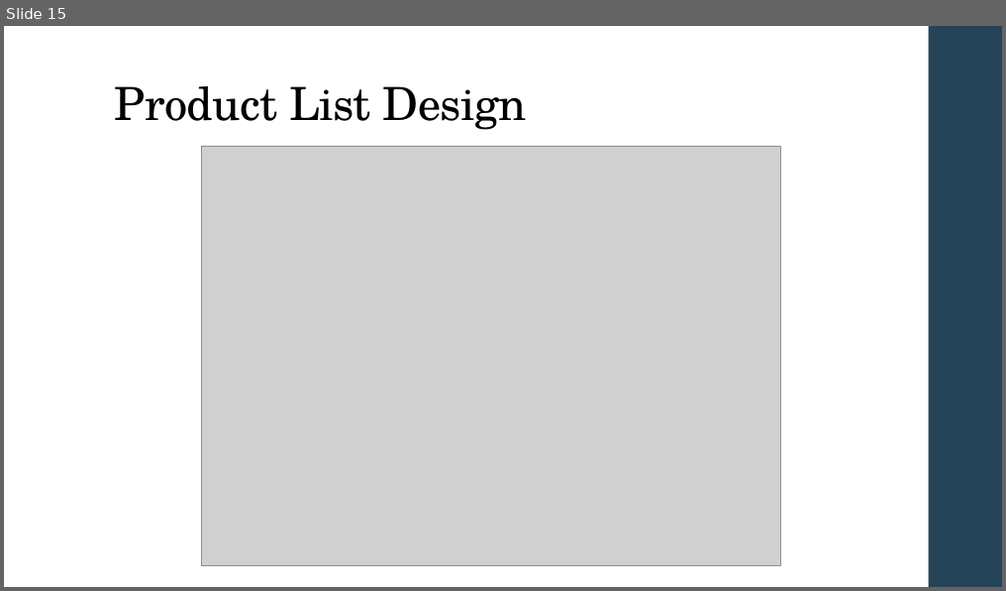
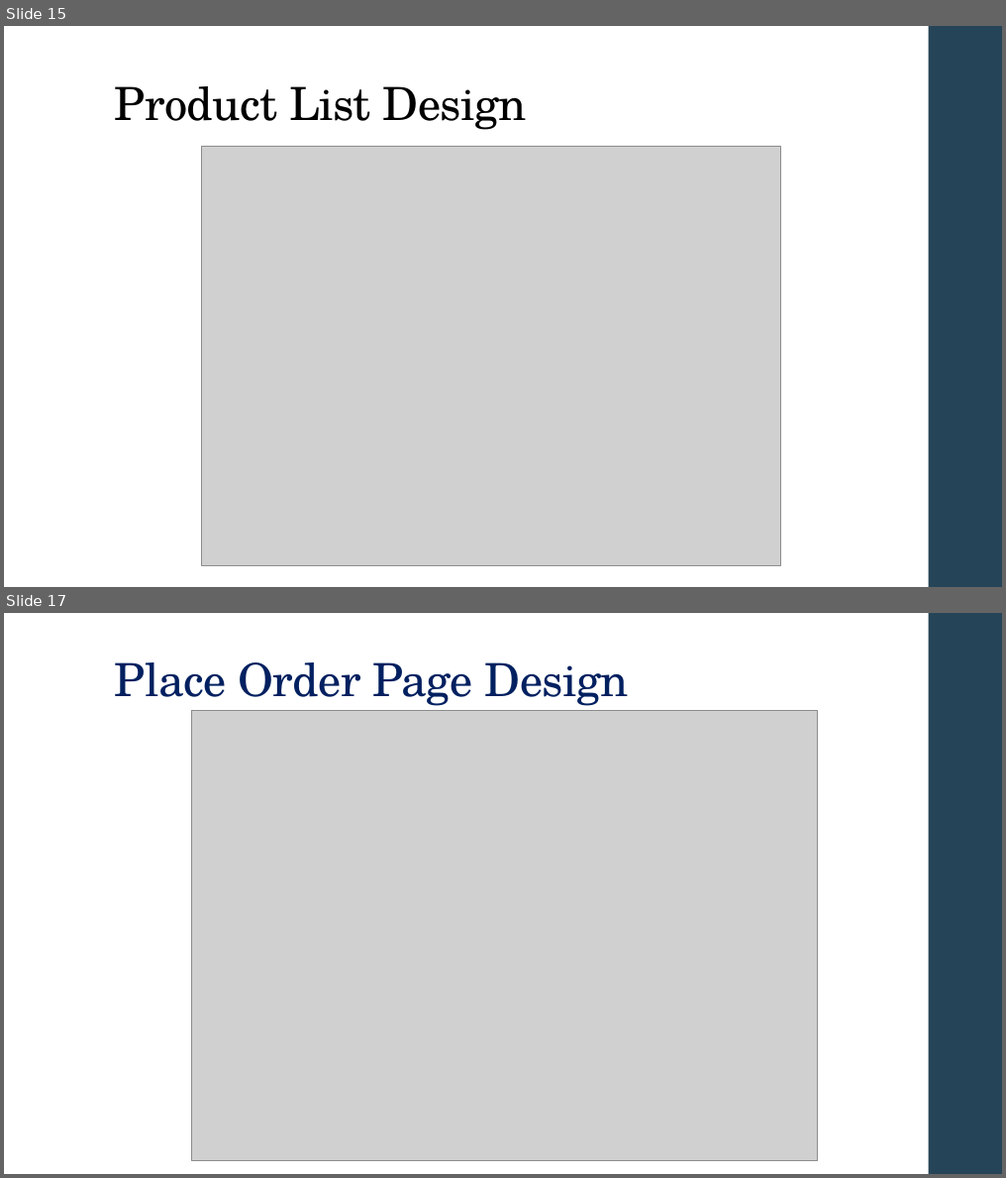
Before and after one commit to vThushy/Vrt_ShoppingCart, a slide deck: Docs/ShoppingCart.pptx. Shown one above the other, each under a label of ours: slide 15 before the commit, slides 15 and 17 after it; the slides between them are not shown. The pictures are 1006x591 and 1006x1178 pixels, drawn with LibreOffice and Linux fonts; fonts in the diff are those of the drawing; grey boxes stand for pictures. Boxes give left, top, right and bottom in pixels: in the first picture for what was removed or moved away, otherwise in the second. Text is boxed around its words. In the diff, an @@ line names an element or a change of style, - is before the commit and + after.

```diff
--- a/Docs/ShoppingCart.pptx
+++ b/Docs/ShoppingCart.pptx
@@ slide 17 added at <box>4,613,1002,1174</box>, background #FFFFFF; not listed: 1 template element that a slide beside it also shows @@
@@ title added at <box>115,663,629,706</box>, 44 pt, text #002060 @@
+Place Order Page Design
@@ picture added at <box>191,710,817,1160</box> @@
```
Also in this commit, not shown: 1 slide changed, 2 other slides added, 1 slide removed, 8 other files.
